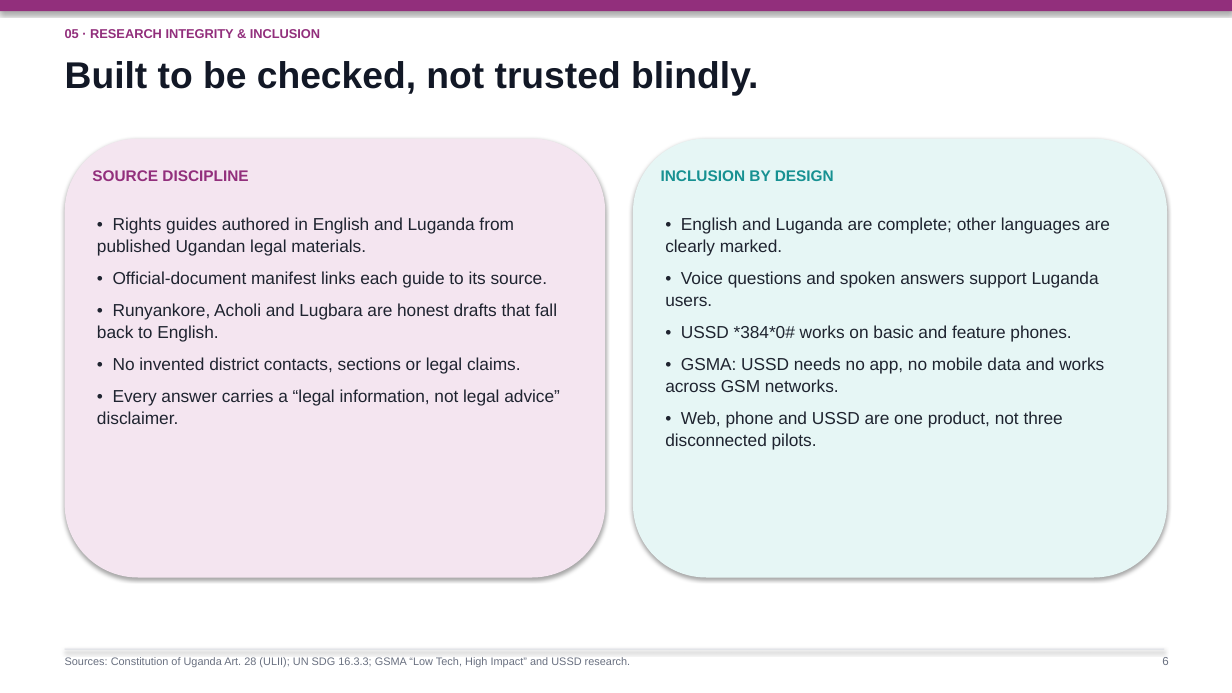
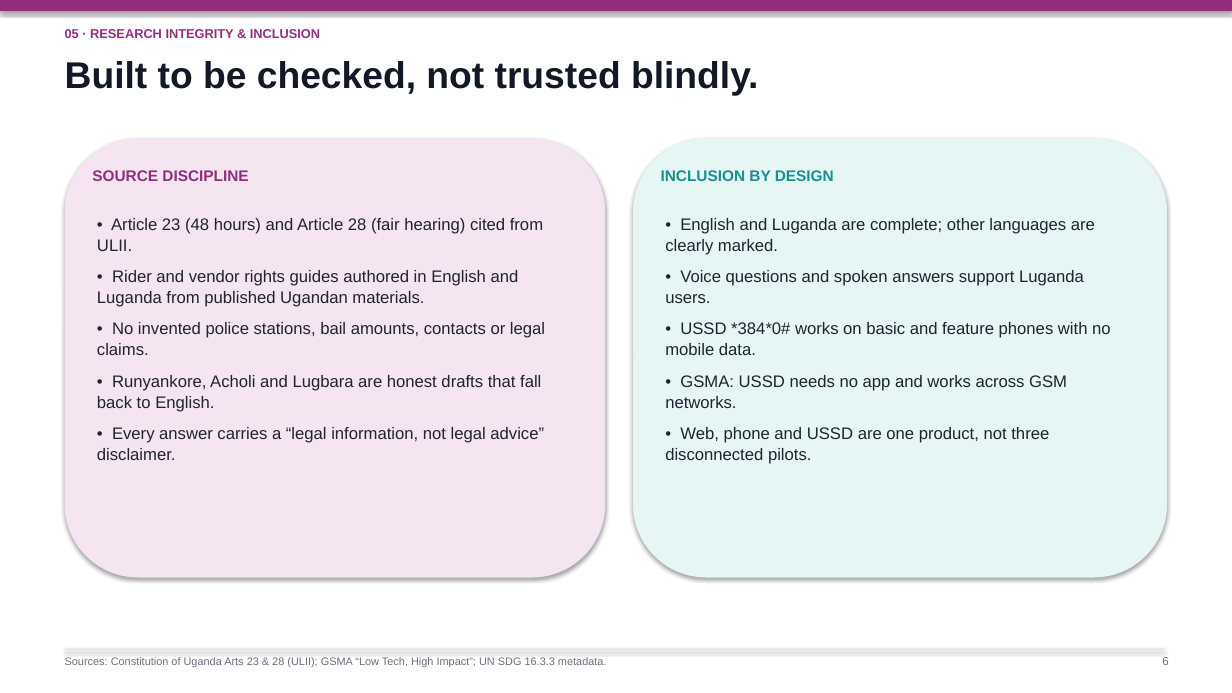
Before and after one commit to kamushabeampulira-afk/legalbridge-uganda, a slide deck: slide 6 of presentation/LegalBridge_Judge_Deck.pptx. Drawn at 1232x693 pixels with LibreOffice and Linux fonts; fonts in the diff are those of the drawing. Boxes give left, top, right and bottom in pixels: in the first picture for what was removed or moved away, otherwise in the second. Text is boxed around its words. In the diff, an @@ line names an element or a change of style, - is before the commit and + after.

Commit message:
Reframe judge deck around boda rider detention evidence

```diff
--- a/presentation/LegalBridge_Judge_Deck.pptx
+++ b/presentation/LegalBridge_Judge_Deck.pptx
@@ text at (x1=97, y1=218, x2=545, y2=355): text changed; size 13.5 to 13 pt @@
-• Rights guides authored in English and Luganda from published Ugandan legal materials.
-• Official-document manifest links each guide to its source.
+• Article 23 (48 hours) and Article 28 (fair hearing) cited from ULII.
+• Rider and vendor rights guides authored in English and Luganda from published Ugandan materials.
+• No invented police stations, bail amounts, contacts or legal claims.
@@ text at (x1=665, y1=218, x2=1095, y2=464): size 13.5 to 13 pt in "• English and Luganda are complete; other ...", "• Voice questions and spoken answers support ...", "• Web, phone and USSD are one ..." @@
@@ text at (x1=665, y1=322, x2=1111, y2=408): text changed; size 13.5 to 13 pt @@
-• USSD *384*0# works on basic and feature phones.
-• GSMA: USSD needs no app, no mobile data and works across GSM networks.
+• USSD *384*0# works on basic and feature phones with no mobile data.
+• GSMA: USSD needs no app and works across GSM networks.
@@ text at (x1=113, y1=357, x2=521, y2=374): paragraph removed @@
-• No invented district contacts, sections or legal claims.
@@ text at (x1=97, y1=375, x2=544, y2=460): size 13.5 to 13 pt in "• Runyankore, Acholi and Lugbara are honest ...", "• Every answer carries a “legal information, ..." @@
@@ text at (x1=65, y1=657, x2=607, y2=667): text changed @@
-Sources: Constitution of Uganda Art. 28 (ULII); UN SDG 16.3.3; GSMA “Low Tech, High Impact” and USSD research.
+Sources: Constitution of Uganda Arts 23 & 28 (ULII); GSMA “Low Tech, High Impact”; UN SDG 16.3.3 metadata.
```
Also in this commit, not shown: 5 other slides changed, 1 slide added, 1 slide removed, 2 other files.
